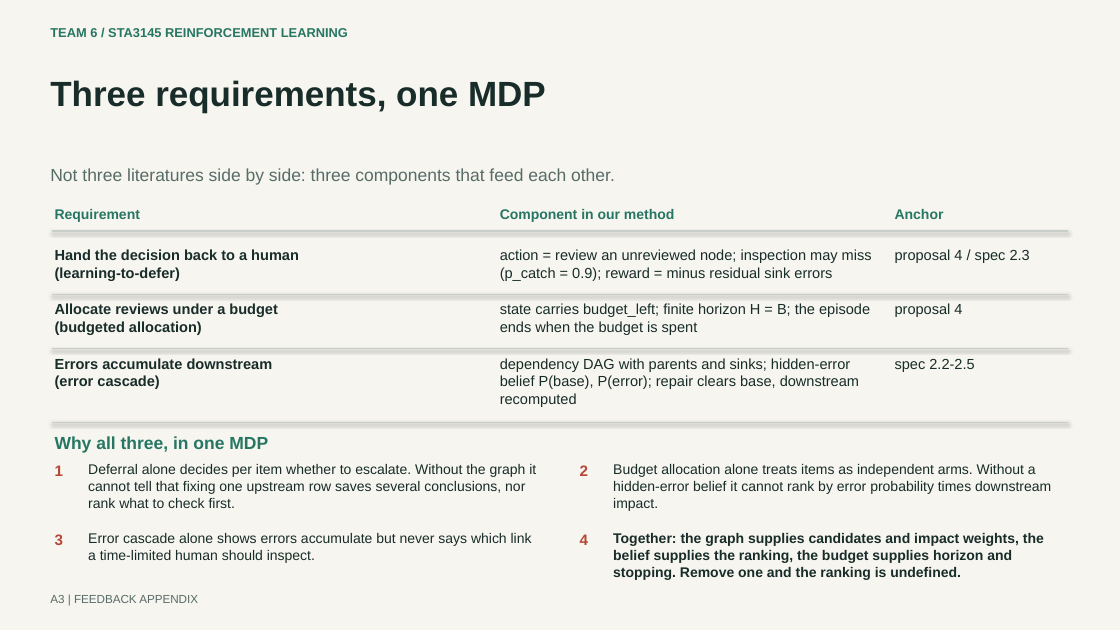
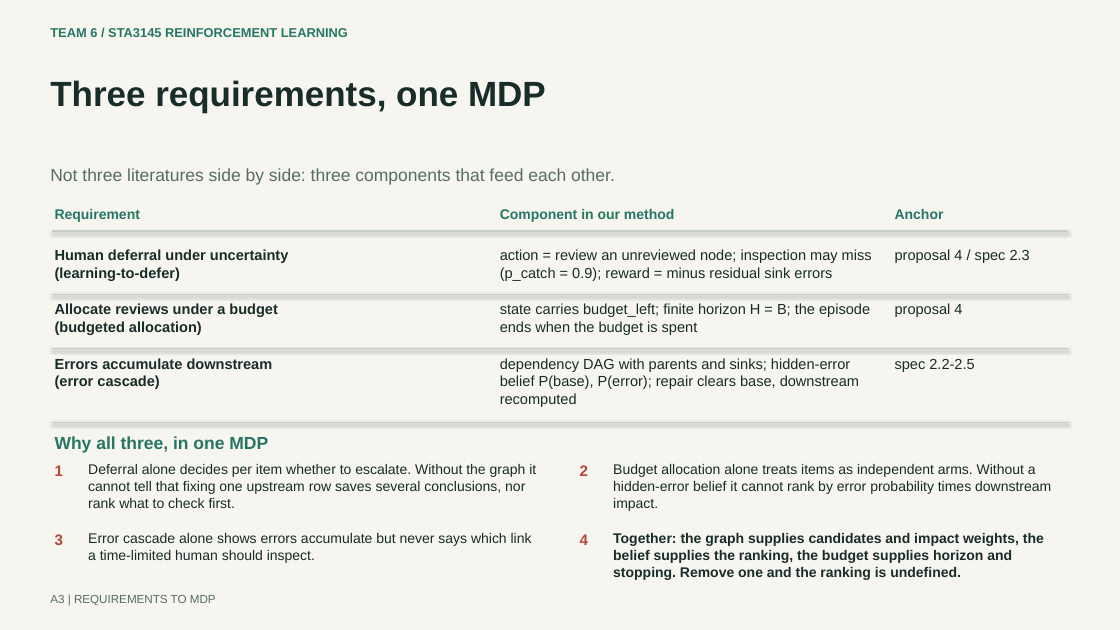
Before and after one commit to cyracaid/rl-oversight-dag, a slide deck: slide 3 of presentation_20261116/Team6_Feedback_Appendix.pptx. Drawn at 1120x630 pixels with LibreOffice and Linux fonts; fonts in the diff are those of the drawing. Boxes give left, top, right and bottom in pixels: in the first picture for what was removed or moved away, otherwise in the second. Text is boxed around its words. In the diff, an @@ line names an element or a change of style, - is before the commit and + after.

Commit message:
docs(presentation): ship the 14-slide feedback deck and its script
A1-A3 are merged after motivation, A4 closes the deck, and the kicker labels
name each appendix slide. The Nov 16 submission deck is untouched; the
submission readme now points at the update deck and its five-minute script.

```diff
--- a/presentation_20261116/Team6_Feedback_Appendix.pptx
+++ b/presentation_20261116/Team6_Feedback_Appendix.pptx
@@ text at (x1=55, y1=249, x2=288, y2=263): text changed @@
-Hand the decision back to a human
+Human deferral under uncertainty
@@ text at (x1=50, y1=595, x2=216, y2=605): text changed @@
-A3 | FEEDBACK APPENDIX
+A3 | REQUIREMENTS TO MDP
```
Also in this commit, not shown: 3 other slides changed, 4 other files.
